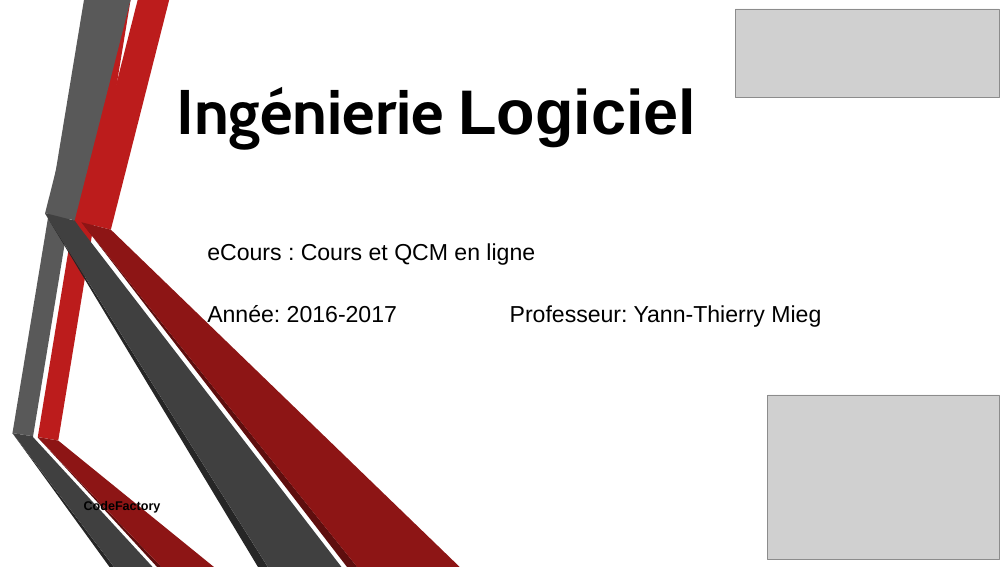
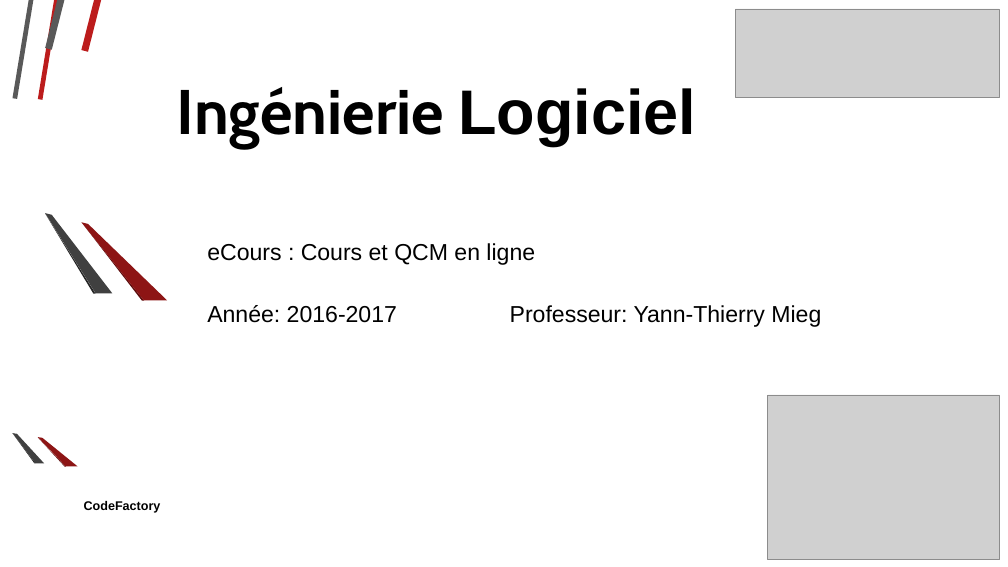
Before and after one commit to Ashmouth/IL, a slide deck: slide 1 of Diaporama/Diaporama.odp. Drawn at 1008x567 pixels with LibreOffice and Linux fonts; fonts in the diff are those of the drawing; grey boxes stand for pictures; background and template pictures are left out. Boxes give left, top, right and bottom in pixels: in the first picture for what was removed or moved away, otherwise in the second. Text is boxed around its words. In the diff, an @@ line names an element or a change of style, - is before the commit and + after.

```diff
--- a/Diaporama/Diaporama.odp
+++ b/Diaporama/Diaporama.odp
@@ outline redrawn in 12 elements at bbox=[38, 0, 131, 441], bbox=[12, 0, 104, 436], bbox=[12, 433, 113, 567], bbox=[38, 438, 162, 567], bbox=[38, 437, 214, 567], bbox=[12, 433, 152, 567], bbox=[82, 0, 169, 229], bbox=[45, 0, 131, 220], bbox=[45, 213, 268, 566], bbox=[82, 222, 357, 567], bbox=[82, 222, 460, 567], bbox=[45, 213, 342, 567] @@
```
Also in this commit, not shown: 16 other slides changed, 1 other file.
